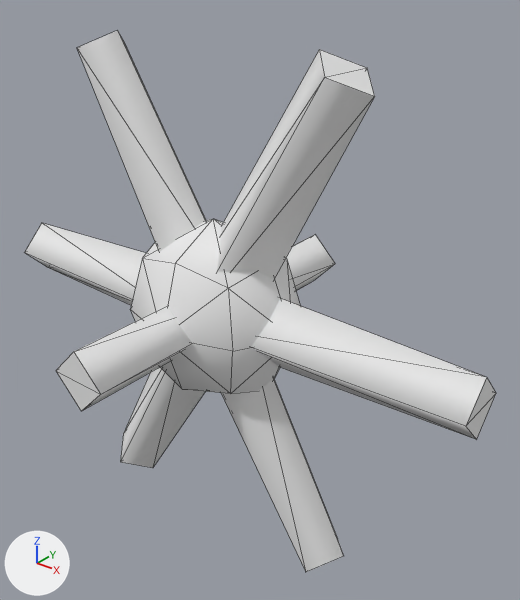
What one commit did to the OBJ model src/LabPet.Client/Assets/Models/Effects/snowflake.obj.
Before and after are seen from a 50 mm camera at (0.165, -0.1797, 0.1218) aimed at (0.012, 0.0116, 0.0032). The lights are fixed; the arrows at lower left show +X, +Y and +Z. The first picture is the older version. Mesh edges are drawn as thin lines. Where no turn or scale is listed for an object, it has been applied to the vertices. Vertices at exactly the same position are counted once.

Objects in the first picture: 'Effect_Snowflake'.
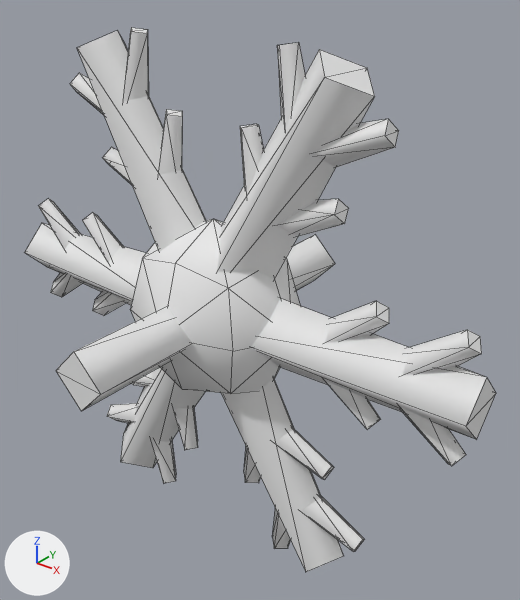
Boxes (x1, y1, x2, y2) around the edits, measured in the pictures (520 x 600 px):
'Effect_Snowflake', reshaped
    before: (25, 31, 496, 572)
    after: (25, 28, 496, 572)
part 1 of me_effect_snowflake, added
    after: (38, 28, 482, 551)

Diff of the bpy script that builds the scene:
```diff
--- a/src/LabPet.Client/Assets/Models/Effects/snowflake.obj.py
+++ b/src/LabPet.Client/Assets/Models/Effects/snowflake.obj.py
@@ me_effect_snowflake @@
 # used by ob_effect_snowflake; location = (0.0, 0.0, 0.0)
-me_effect_snowflake.from_pydata(...)  # 66 vertices, 126 faces; spans x -0.105..0.105, y -0.065..0.065, z -0.096..0.096
+me_effect_snowflake.from_pydata(...)  # 234 vertices, 414 faces; spans x -0.105..0.105, y -0.065..0.065, z -0.098..0.098
+# me_effect_snowflake part 1
+# 132 vertices are added at x -0.103..0.103, y -0.007..0.0, z -0.098..0.098
+# 24 new vertices lie (0.0, 0.008, 0.0) away from vertices in x -0.1..0.1, y -0.004, z -0.097..0.097
+# 12 new vertices lie (0.0, 0.014, 0.0) away from vertices in x -0.075..0.075, y -0.007, z -0.065..0.065
+# 288 new faces join them
 me_effect_snowflake.materials.append(mat_acc_white)
```
